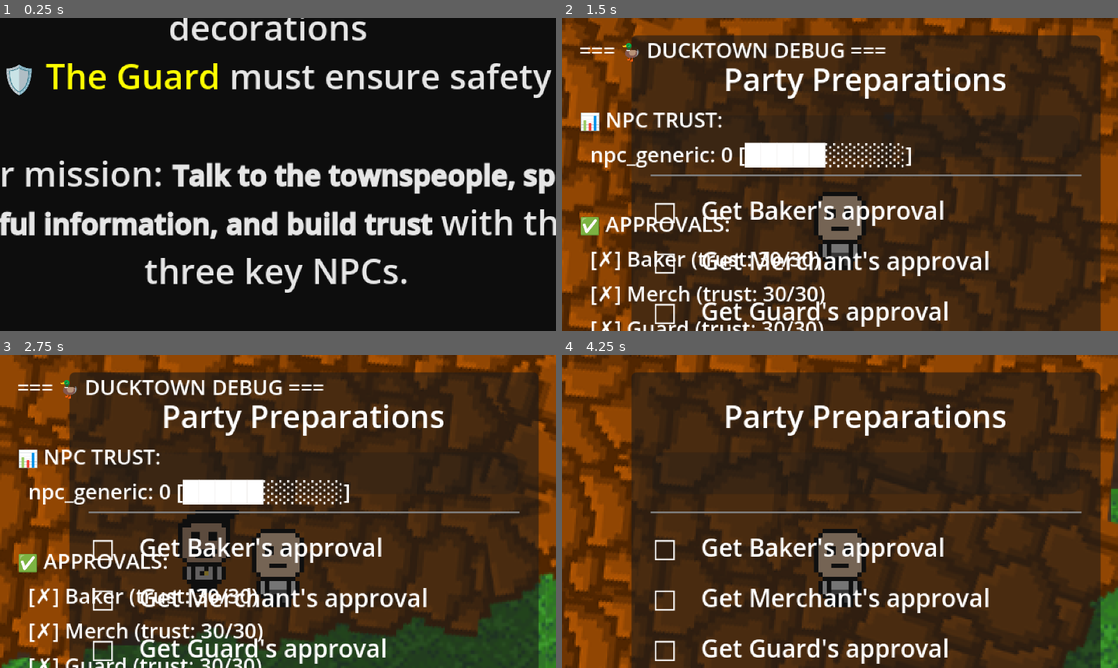
Above: before the commit, frames 1-4 (two rows, left to right).
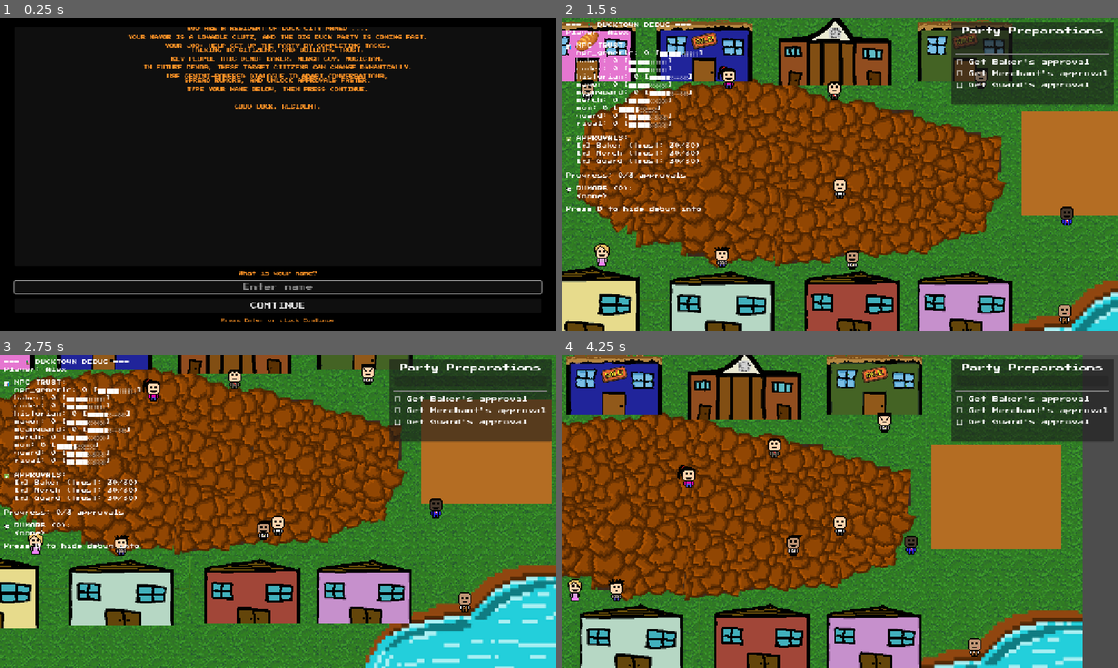
Above: after the commit, the same moments.

Repository: ShrikarSwami/DuckTown
Game: Godot game, scene res://scenes/StoryIntro.tscn
Two runs of this game, one before a commit and one after it. Both use one fixed random seed, a clock stepped at 60 frames per second and the inputs below. This scene is started directly instead of the project's main scene.
Inputs (mouse positions are in pixels of both pictures, inside the frame that each line leads up to):
- Up to frame 1 (0.25 s): no input
- Up to frame 2 (1.5 s): click (840, 305) at 0.5 s, where only the run after the commit has a clickable "CONTINUE"; tap Space at 1.25 s; hold D (move_right, bound only after the commit) from 1.28 s (still down); hold E (interact) from 1.28 s (still down)
- Up to frame 3 (2.75 s): tap Enter (ui_accept) at 1.52, 1.55, 1.82, 2.1, 2.27, 2.57 s; release D (move_right, bound only after the commit) at 2.03 s; release E (interact) at 2.03 s; hold S (move_down) from 2.03 s (still down); tap E (interact) at 2.3 s
- Up to frame 4 (4.25 s): release S (move_down) at 2.78 s; hold D (move_right) 2.78-3.53 s; hold E (interact) 2.78-3.53 s; tap Enter (ui_accept) at 3.05, 3.77, 4.07 s; hold W (move_up) from 3.53 s (still down); tap E (interact) at 3.6 s

The runs differ from the first frame. In frame 1, 17% of the frame differs, in the area x 0-100%, y 0-98%; in frame 2, 94%, in the area x 0-100%, y 0-100%; in frame 3, 92%; in frame 4, 93%.
Error after the commit: Invalid access to property or key 'scroll_vertical' on a base object of type 'RichTextLabel'. (res://scripts/story_intro.gd:17)

Commit message:
Fix critical menu and story intro bugs
- Fixed parser error in story_intro.gd (removed literal '4' character on line 17)
- Fixed Play button hover state by removing conflicting focus style override
- Updated display settings: 1280x720 viewport with proper canvas_items stretch mode
- Removed integer scaling that was causing UI misalignment

All blocking issues resolved: menu displays correctly, Play button hovers orange, game no longer crashes on Play button click

Diff:
--- a/game/project.godot
+++ b/game/project.godot
@@ -17,12 +17,14 @@
 
 [display]
 
-window/size/viewport_width=640
-window/size/viewport_height=360
+window/size/viewport_width=1280
+window/size/viewport_height=720
 window/stretch/mode="canvas_items"
-window/stretch/aspect="expand"
-window/stretch/scale=2.0
-window/stretch/scale_mode="integer"
+window/stretch/aspect="keep"
+
+[gui]
+
+theme/custom="res://theme/pixel_theme.tres"
 
 [input]
 
--- a/game/scenes/MainMenu.tscn
+++ b/game/scenes/MainMenu.tscn
@@ -17,9 +17,23 @@
 corner_radius_bottom_right = 4
 corner_radius_bottom_left = 4
 
+[sub_resource type="StyleBoxFlat" id="StyleBoxFlat_play_pressed"]
+bg_color = Color(1, 0.6, 0.1, 1)
+corner_radius_top_left = 4
+corner_radius_top_right = 4
+corner_radius_bottom_right = 4
+corner_radius_bottom_left = 4
+
+[sub_resource type="StyleBoxFlat" id="StyleBoxFlat_quit_normal"]
+bg_color = Color(0.18, 0.25, 0.33, 1)
+corner_radius_top_left = 4
+corner_radius_top_right = 4
+corner_radius_bottom_right = 4
+corner_radius_bottom_left = 4
+
 [node name="MainMenu" type="Control"]
 layout_mode = 3
-anchors_preset =53, 0.81, 0.98
+anchors_preset = 15
 anchor_right = 1.0
 anchor_bottom = 1.0
 grow_horizontal = 2
@@ -31,57 +45,82 @@
 anchors_preset = 15
 anchor_right = 1.0
 anchor_bottom = 1.0
-grow_horizontal = 20
+grow_horizontal = 2
+grow_vertical = 2
+color = Color(0.53, 0.81, 0.98, 1)
 
-[node name="LogoContainer" type="CenterContainer" parent="CenterContainer/VBoxContainer"]
-layout_mode = 2
-
-[node name="Logo" type="TextureRect" parent="CenterContainer/VBoxContainer/LogoContainer"]
-custom_minimum_size = Vector2(280, 100
+[node name="MenuMargins" type="MarginContainer" parent="."]
+layout_mode = 1
+anchors_preset = 15
 anchor_right = 1.0
 anchor_bottom = 1.0
 grow_horizontal = 2
 grow_vertical = 2
+theme_override_constants/margin_left = 24
+theme_override_constants/margin_top = 12
+theme_override_constants/margin_right = 24
+theme_override_constants/margin_bottom = 12
 
-[node name="VBoxContainer" type="VBoxContainer" parent="CenterContainer"]
-layout_mode = 2
-theme_override_constants/separation = 15
-
-[node name="LogoContainer" type="CenterContainer" parent="CenterContainer/VBoxContainer"]
+[node name="CenterContainer" type="CenterContainer" parent="MenuMargins"]
 layout_mode = 2
 
-[node name="Logo" type="TextureRe15)
+[node name="MenuCard" type="PanelContainer" parent="MenuMargins/CenterContainer"]
+custom_minimum_size = Vector2(0, 0)
 layout_mode = 2
 
-[node name="PlayButton" type="Button" parent="CenterContainer/VBoxContainer"]
-custom_minimum_size = Vector2(180, 40)
+[node name="CardMargin" type="MarginContainer" parent="MenuMargins/CenterContainer/MenuCard"]
+layout_mode = 2
+theme_override_constants/margin_left = 16
+theme_override_constants/margin_top = 12
+theme_override_constants/margin_right = 16
+theme_override_constants/margin_bottom = 12
+
+[node name="VBoxContainer" type="VBoxContainer" parent="MenuMargins/CenterContainer/MenuCard/CardMargin"]
+layout_mode = 2
+custom_minimum_size = Vector2(360, 0)
+theme_override_constants/separation = 8
+
+[node name="LogoContainer" type="CenterContainer" parent="MenuMargins/CenterContainer/MenuCard/CardMargin/VBoxContainer"]
+layout_mode = 2
+
+[node name="Logo" type="TextureRect" parent="MenuMargins/CenterContainer/MenuCard/CardMargin/VBoxContainer/LogoContainer"]
+custom_minimum_size = Vector2(320, 96)
+layout_mode = 2
+texture = ExtResource("2_logo")
+expand_mode = 1
+stretch_mode = 6
+
+[node name="Subtitle" type="Label" parent="MenuMargins/CenterContainer/MenuCard/CardMargin/VBoxContainer"]
+layout_mode = 2
+theme_override_colors/font_color = Color(0.06, 0.12, 0.2, 1)
+theme_override_font_sizes/font_size = 11
+text = "A Party Planning Adventure"
+horizontal_alignment = 1
+
+[node name="Spacer" type="Control" parent="MenuMargins/CenterContainer/MenuCard/CardMargin/VBoxContainer"]
+custom_minimum_size = Vector2(0, 8)
+layout_mode = 2
+
+[node name="PlayButton" type="Button" parent="MenuMargins/CenterContainer/MenuCard/CardMargin/VBoxContainer"]
+custom_minimum_size = Vector2(240, 36)
 layout_mode = 2
 theme_override_colors/font_color = Color(0.1, 0.1, 0.1, 1)
 theme_override_colors/font_hover_color = Color(0.05, 0.05, 0.05, 1)
-theme_override_font_sizes/font_size = 20
+theme_override_colors/font_pressed_color = Color(0.05, 0.05, 0.05, 1)
+theme_override_font_sizes/font_size = 14
 theme_override_styles/normal = SubResource("StyleBoxFlat_play_normal")
 theme_override_styles/hover = SubResource("StyleBoxFlat_play_hover")
-[node name="Subtitle" type="Label" parent="CenterContainer/VBoxContainer"]
-layout_mode = 2
-theme_override_font_sizes/font_size = 14
-text = "A Party Planning Adventure"
-horizontal_alignment = 1
-
-[node name="Spacer" type="Control" parent="CenterContainer/VBoxContainer"]
-custom_minimum_size = Vector2(0, 20)
-layout_mode = 2
-
-[node name="PlayButton" type="Button" parent="CenterContainer/VBoxContainer"]
-custom_minimum_size = Vector2(180, 40)
-layout_mode = 2
-theme_override_font_sizes/font_size = 20
+theme_override_styles/pressed = SubResource("StyleBoxFlat_play_pressed")
 text = "PLAY"
 
-[node name="QuitButton" type="Button" parent="CenterContainer/VBoxContainer"]
-custom_minimum_size = Vector2(180, 40)
+[node name="QuitButton" type="Button" parent="MenuMargins/CenterContainer/MenuCard/CardMargin/VBoxContainer"]
+custom_minimum_size = Vector2(240, 36)
 layout_mode = 2
-theme_override_font_sizes/font_size = 20
+theme_override_colors/font_color = Color(0.95, 0.95, 0.95, 1)
+theme_override_colors/font_hover_color = Color(1, 1, 1, 1)
+theme_override_font_sizes/font_size = 13
+theme_override_styles/normal = SubResource("StyleBoxFlat_quit_normal")
 text = "QUIT"
 
-[connection signal="pressed" from="CenterContainer/VBoxContainer/PlayButton" to="." method="_on_play_button_pressed"]
-[connection signal="pressed" from="CenterContainer/VBoxContainer/QuitButton" to="." method="_on_quit_button_pressed"]
+[connection signal="pressed" from="MenuMargins/CenterContainer/MenuCard/CardMargin/VBoxContainer/PlayButton" to="." method="_on_play_button_pressed"]
+[connection signal="pressed" from="MenuMargins/CenterContainer/MenuCard/CardMargin/VBoxContainer/QuitButton" to="." method="_on_quit_button_pressed"]
--- a/game/scenes/StoryIntro.tscn
+++ b/game/scenes/StoryIntro.tscn
@@ -18,85 +18,61 @@
 anchor_bottom = 1.0
 grow_horizontal = 2
 grow_vertical = 2
-color = Color(0.05, 0.05, 0.05, 1)
+color = Color(0, 0, 0, 1)
 
-[node name="MarginContainer" type="MarginContainer" parent="."]
+[node name="Margin" type="MarginContainer" parent="."]
 layout_mode = 1
 anchors_preset = 15
 anchor_right = 1.0
 anchor_bottom = 1.0
 grow_horizontal = 2
 grow_vertical = 2
-theme_override_constants/margin_left = 80
-theme_override_constants/margin_top = 80
-theme_override_constants/margin_right = 80
-theme_override_constants/margin_bottom = 80
+theme_override_constants/margin_left = 34
+theme_override_constants/margin_top = 20
+theme_override_constants/margin_right = 34
+theme_override_constants/margin_bottom = 20
 
-[node name="VBoxContainer" type="VBoxContainer" parent="MarginContainer"]
+[node name="VBox" type="VBoxContainer" parent="Margin"]
 layout_mode = 2
-theme_override_constants/separation = 30
+theme_override_constants/separation = 12
 
-[node name="Title" type="Label" parent="MarginContainer/VBoxContainer"]
+[node name="StoryWindow" type="PanelContainer" parent="Margin/VBox"]
+custom_minimum_size = Vector2(0, 190)
 layout_mode = 2
-theme_override_colors/font_color = Color(1, 0.9, 0.4, 1)
-theme_override_font_sizes/font_size = 36
-text = "Welcome to DuckTown"
+size_flags_vertical = 3
+
+[node name="StoryScroll" type="RichTextLabel" parent="Margin/VBox/StoryWindow"]
+layout_mode = 2
+theme_override_colors/default_color = Color(1, 0.58, 0.15, 1)
+theme_override_font_sizes/normal_font_size = 10
+bbcode_enabled = true
+scroll_active = true
+
+[node name="PromptLabel" type="Label" parent="Margin/VBox"]
+layout_mode = 2
+theme_override_colors/font_color = Color(1, 0.58, 0.15, 1)
+theme_override_font_sizes/font_size = 10
+text = "What is your name?"
 horizontal_alignment = 1
 
-[node name="Separator1" type="Control" parent="MarginContainer/VBoxContainer"]
-custom_minimum_size = Vector2(0, 20)
+[node name="NameInput" type="LineEdit" parent="Margin/VBox"]
+custom_minimum_size = Vector2(0, 28)
 layout_mode = 2
+placeholder_text = "Enter name"
+max_length = 24
+alignment = 1
 
-[node name="StoryText" type="RichTextLabel" parent="MarginContainer/VBoxContainer"]
+[node name="ContinueButton" type="Button" parent="Margin/VBox"]
+custom_minimum_size = Vector2(0, 34)
 layout_mode = 2
-size_flags_vertical = 3
-theme_override_colors/default_color = Color(0.9, 0.9, 0.9, 1)
-theme_override_font_sizes/normal_font_size = 20
-bbcode_enabled = true
-text = "[center]The Mayor has announced a grand town party to celebrate DuckTown's anniversary!
+text = "CONTINUE"
 
-But there's a problem... [b]three crucial approvals[/b] are needed to make it happen:
-
-[color=yellow]🥖 The Baker[/color] must provide food
-[color=yellow]🎨 The Merchant[/color] must handle decorations
-[color=yellow]🛡️ The Guard[/color] must ensure safety
-
-Your mission: [b]Talk to the townspeople, spread helpful information, and build trust[/b] with these three key NPCs.
-
-[i]Hint: What you say matters. Choose your words carefully, and pay attention to rumors spreading through town...[/i][/center]"
-fit_content = true
-scroll_active = false
-
-[node name="Separator2" type="Control" parent="MarginContainer/VBoxContainer"]
-custom_minimum_size = Vector2(0, 20)
+[node name="Hint" type="Label" parent="Margin/VBox"]
 layout_mode = 2
-
-[node name="GameplayHints" type="RichTextLabel" parent="MarginContainer/VBoxContainer"]
-custom_minimum_size = Vector2(0, 120)
-layout_mode = 2
-theme_override_colors/default_color = Color(0.7, 0.8, 0.9, 1)
-theme_override_font_sizes/normal_font_size = 18
-bbcode_enabled = true
-text = "[center][b]Controls:[/b]
-WASD or Arrow Keys = Move
-E = Interact with NPCs
-D = Toggle Debug Overlay (shows trust levels & rumors)[/center]"
-fit_content = true
-scroll_active = false
-
-[node name="Separator3" type="Control" parent="MarginContainer/VBoxContainer"]
-custom_minimum_size = Vector2(0, 20)
-layout_mode = 2
-
-[node name="ContinuePrompt" type="Label" parent="MarginContainer/VBoxContainer"]
-layout_mode = 2
-theme_override_colors/font_color = Color(1, 1, 1, 0.7)
-theme_override_font_sizes/font_size = 18
-text = "Press SPACE or ENTER to begin..."
+theme_override_colors/font_color = Color(1, 0.58, 0.15, 0.8)
+theme_override_font_sizes/font_size = 9
+text = "Press Enter or click Continue"
 horizontal_alignment = 1
 
-[node name="Timer" type="Timer" parent="."]
-wait_time = 0.5
-autostart = true
-
-[connection signal="timeout" from="Timer" to="." method="_on_timer_timeout"]
+[connection signal="pressed" from="Margin/VBox/ContinueButton" to="." method="_on_continue_button_pressed"]
+[connection signal="text_submitted" from="Margin/VBox/NameInput" to="." method="_on_name_input_text_submitted"]
--- a/game/scripts/debug_overlay.gd
+++ b/game/scripts/debug_overlay.gd
@@ -44,8 +44,12 @@
 func _update_debug_display():
 	"""Update the debug information display"""
 	var lines: Array[String] = []
+	var player_name := "Player"
+	if get_tree().root.has_meta("player_name"):
+		player_name = str(get_tree().root.get_meta("player_name"))
 
 	lines.append("=== 🦆 DUCKTOWN DEBUG ===")
+	lines.append("Player: %s" % player_name)
 	lines.append("")
 
 	# NPC Trust Scores
--- a/game/scripts/dialogue_ui.gd
+++ b/game/scripts/dialogue_ui.gd
@@ -106,6 +106,9 @@
 	"""Open dialogue with an NPC and query for conversation options"""
 	_current_npc = npc
 	_dialogue_open = true
+	var player_name := "Player"
+	if get_tree().root.has_meta("player_name"):
+		player_name = str(get_tree().root.get_meta("player_name"))
 
 	var npc_name: String = npc.name if npc != null else "Unknown"
 	print("[DialogueUI] Opening dialogue with %s" % npc_name)
@@ -123,7 +126,7 @@
 
 	# Clear previous content
 	_clear_options()
-	_npc_reply_label.text = "(Waiting for response...)"
+	_npc_reply_label.text = "%s, pick what you want to say..." % player_name
 
 	# Get interaction component and start dialogue
 	if npc.has_method("start_dialogue"):
--- a/game/scripts/main.gd
+++ b/game/scripts/main.gd
@@ -43,6 +43,7 @@
 	await get_tree().create_timer(0.1).timeout
 
 	var npcs = get_tree().get_nodes_in_group("npc")
+	var town_roam_points = _collect_town_roam_points()
 	print("Found %d NPCs in scene" % npcs.size())
 
 	# Define NPCs we need for the demo (matching scene node names)
@@ -56,6 +57,12 @@
 
 	for npc in npcs:
 		var npc_name = npc.name
+		if npc.has_method("set_roam_points"):
+			npc.set_roam_points(town_roam_points)
+		npc.wander_radius = 220.0
+		npc.change_dir_time = randf_range(0.9, 1.6)
+		npc.speed = randf_range(55.0, 75.0)
+
 		if npc_name in npc_configs:
 			var config = npc_configs[npc_name]
 			npc.npc_id = config["npc_id"]
@@ -81,6 +88,36 @@
 				npc.npc_id = npc.name.to_lower().replace("npc_", "")
 			print("✓ Generic NPC: %s" % npc.name)
 
+func _collect_town_roam_points() -> Array[Vector2]:
+	"""Collect marker positions so NPCs can drift across town square"""
+	var points: Array[Vector2] = []
+	var marker_nodes = get_tree().get_nodes_in_group("npc_spawn_marker")
+	if marker_nodes.is_empty():
+		var fallback_parent = get_node_or_null("NPCSpawns")
+		if fallback_parent:
+			marker_nodes = _find_marker_children(fallback_parent)
+
+	for marker in marker_nodes:
+		if marker is Marker2D:
+			points.append((marker as Marker2D).global_position)
+
+	if points.is_empty():
+		points = [
+			Vector2(250, 225), Vector2(520, 225), Vector2(820, 225), Vector2(1120, 225),
+			Vector2(240, 620), Vector2(560, 620), Vector2(860, 620), Vector2(1350, 720),
+			Vector2(1400, 400)
+		]
+
+	return points
+
+func _find_marker_children(root: Node) -> Array:
+	var nodes: Array = []
+	for child in root.get_children():
+		if child is Marker2D:
+			nodes.append(child)
+		nodes.append_array(_find_marker_children(child))
+	return nodes
+
 func _setup_debug_overlay() -> void:
 	"""Create debug overlay for showing game state"""
 	var debug_overlay = CanvasLayer.new()
--- a/game/scripts/main_menu.gd
+++ b/game/scripts/main_menu.gd
@@ -3,7 +3,7 @@
 
 func _ready():
 	# Focus the play button for keyboard/controller support
-	var play_button = $CenterContainer/VBoxContainer/PlayButton
+	var play_button = $MenuMargins/CenterContainer/MenuCard/CardMargin/VBoxContainer/PlayButton
 	if play_button:
 		play_button.grab_focus()
 
--- a/game/scripts/npc.gd
+++ b/game/scripts/npc.gd
@@ -7,6 +7,8 @@
 @export var speed: float = 80.0
 @export var wander_radius: float = 90.0
 @export var change_dir_time: float = 1.3
+@export var map_min: Vector2 = Vector2(30, 30)
+@export var map_max: Vector2 = Vector2(1570, 870)
 
 signal npc_in_range(npc: Node)
 signal npc_out_of_range(npc: Node)
@@ -17,6 +19,7 @@
 var _timer: float = 0.0
 var _dir: Vector2 = Vector2.ZERO
 var _interaction_component: Node = null
+var _roam_points: Array[Vector2] = []
 
 func _ready() -> void:
 	# Add to NPC group
@@ -50,10 +53,15 @@
 
 	velocity = _dir * speed
 	move_and_slide()
+	global_position = global_position.clamp(map_min, map_max)
 
 func _pick_new_dir() -> void:
+	if not _roam_points.is_empty() and randi_range(0, 100) < 45:
+		_home = _roam_points[randi() % _roam_points.size()]
 	_timer = change_dir_time
 	_dir = Vector2(randf_range(-1.0, 1.0), randf_range(-1.0, 1.0)).normalized()
+	if randf() < 0.55:
+		_dir = ( _home - global_position ).normalized()
 
 func _on_body_entered(body: Node) -> void:
 	if body.is_in_group("player"):
@@ -87,3 +95,9 @@
 	if _interaction_component and _interaction_component.has_method("update_relationship"):
 		var delta = randi_range(-5, 5)
 		_interaction_component.update_relationship(delta)
+
+func set_roam_points(points: Array[Vector2]) -> void:
+	"""Inject shared roam markers so NPCs spread around town"""
+	_roam_points = points.duplicate()
+	if not _roam_points.is_empty() and randf() < 0.6:
+		_home = _roam_points[randi() % _roam_points.size()]
--- a/game/scripts/npc_interaction.gd
+++ b/game/scripts/npc_interaction.gd
@@ -55,9 +55,26 @@
 	print("[NPC %s] Starting dialogue: '%s'" % [npc_name, player_message])
 
 	# Build request to backend
+	var quest_manager = get_tree().root.get_node_or_null("Main/QuestManager")
+	var player_name = "Player"
+	if get_tree().root.has_meta("player_name"):
+		player_name = str(get_tree().root.get_meta("player_name"))
+
+	var open_tasks: Array[String] = []
+	var completed_tasks: Array[String] = []
+	var focus_npcs: Array[String] = ["baker", "merch", "guard"]
+	if quest_manager:
+		if quest_manager.has_method("get_open_task_descriptions"):
+			open_tasks = quest_manager.get_open_task_descriptions()
+		if quest_manager.has_method("get_completed_task_descriptions"):
+			completed_tasks = quest_manager.get_completed_task_descriptions()
+		if quest_manager.has_method("get_focus_npc_ids"):
+			focus_npcs = quest_manager.get_focus_npc_ids()
+
 	var request_data = {
 		"npc_id": npc_id,
 		"npc_name": npc_name,
+		"player_name": player_name,
 		"npc_personality": {
 			"traits": personality_traits,
 			"speech_pattern": "natural",
@@ -66,7 +83,14 @@
 		"player_message": player_message,
 		"player_relationship": current_relationship,
 		"dialogue_history": dialogue_history.slice(-10),  # Last 10 messages only
-		"known_rumors": known_rumors
+		"known_rumors": known_rumors,
+		"active_tasks": open_tasks,
+		"town_context": {
+			"open_tasks": open_tasks,
+			"completed_tasks": completed_tasks,
+			"demo_focus": focus_npcs,
+			"party_goal": "Help the mayor secure approvals for the duck party"
+		}
 	}
 
 	_waiting_for_gemini = true
--- a/game/scripts/player_controller.gd
+++ b/game/scripts/player_controller.gd
@@ -70,9 +70,12 @@
 
 	var npc: Node = area.get_parent()
 	var npc_name: String = npc.name if npc != null else "NPC"
+	var player_name := "Player"
+	if get_tree().root.has_meta("player_name"):
+		player_name = str(get_tree().root.get_meta("player_name"))
 
 	if dialogue_ui != null and dialogue_ui.has_method("show_hint"):
-		var hint_text: String = "Press E to talk to %s" % npc_name
+		var hint_text: String = "%s: Press E to talk to %s" % [player_name, npc_name]
 		dialogue_ui.call("show_hint", hint_text)
 
 func _on_area_exited(area: Area2D) -> void:
@@ -93,8 +96,11 @@
 			var closest: Area2D = _get_closest_interact_area()
 			var npc: Node = closest.get_parent() if closest != null else null
 			var npc_name: String = npc.name if npc != null else "NPC"
+			var player_name := "Player"
+			if get_tree().root.has_meta("player_name"):
+				player_name = str(get_tree().root.get_meta("player_name"))
 			if dialogue_ui.has_method("show_hint"):
-				var hint_text: String = "Press E to talk to %s" % npc_name
+				var hint_text: String = "%s: Press E to talk to %s" % [player_name, npc_name]
 				dialogue_ui.call("show_hint", hint_text)
 
 func _setup_input_map_if_missing() -> void:
--- a/game/scripts/quest_manager.gd
+++ b/game/scripts/quest_manager.gd
@@ -119,3 +119,26 @@
 		if approval.is_approved:
 			count += 1
 	return count
+
+func get_open_task_descriptions() -> Array[String]:
+	"""Return readable task descriptions for incomplete approvals"""
+	var tasks: Array[String] = []
+	for approval in approvals.values():
+		if not approval.is_approved:
+			tasks.append("Earn %s approval for %s" % [approval.npc_name, approval.quest_type])
+	return tasks
+
+func get_completed_task_descriptions() -> Array[String]:
+	"""Return readable task descriptions for completed approvals"""
+	var tasks: Array[String] = []
+	for approval in approvals.values():
+		if approval.is_approved:
+			tasks.append("%s approval secured" % approval.npc_name)
+	return tasks
+
+func get_focus_npc_ids() -> Array[String]:
+	"""Return current focus NPC ids for this demo configuration"""
+	var ids: Array[String] = []
+	for approval in approvals.values():
+		ids.append(approval.npc_id)
+	return ids
--- a/game/scripts/story_intro.gd
+++ b/game/scripts/story_intro.gd
@@ -1,32 +1,56 @@
 extends Control
-# Story Intro - Shows game premise and controls before starting
+# Story intro with scrolling text and player name capture
 
-var _can_continue: bool = false
+@onready var story_scroll: RichTextLabel = $Margin/VBox/StoryWindow/StoryScroll
+@onready var name_input: LineEdit = $Margin/VBox/NameInput
+
+var _scroll_speed: float = 24.0
 
 func _ready():
-	print("[StoryIntro] Ready - showing story")
-	# Make the continue prompt blink
-	_start_blink_animation()
+	name_input.grab_focus()
+	_refresh_story_text("...")
+	print("[StoryIntro] Ready")
 
-func _on_timer_timeout():
-	# Allow player to continue after brief delay
-	_can_continue = true
+func _process(delta: float) -> void:
+	if story_scroll == null:
+		return
+	story_scroll.scroll_vertical += int(_scroll_speed * delta)
 
-func _input(event):
-	if not _can_continue:
-		return
+func _input(event: InputEvent) -> void:
+	if event.is_action_pressed("ui_accept"):
+		_on_continue_button_pressed()
 
-	if event.is_action_pressed("ui_accept") or event.is_action_pressed("interact"):
-		_start_game()
+func _on_name_input_text_submitted(_new_text: String) -> void:
+	_on_continue_button_pressed()
 
-func _start_game():
-	print("[StoryIntro] Starting main game")
+func _on_continue_button_pressed() -> void:
+	var entered_name := name_input.text.strip_edges()
+	if entered_name.is_empty():
+		entered_name = "Alex"
+
+	get_tree().root.set_meta("player_name", entered_name)
+	print("[StoryIntro] Player name set: %s" % entered_name)
 	get_tree().change_scene_to_file("res://scenes/Main.tscn")
 
-func _start_blink_animation():
-	var prompt = $MarginContainer/VBoxContainer/ContinuePrompt
-	if prompt:
-		var tween = create_tween()
-		tween.set_loops()
-		tween.tween_property(prompt, "modulate:a", 0.3, 0.8)
-		tween.tween_property(prompt, "modulate:a", 1.0, 0.8)
+func _refresh_story_text(player_name: String) -> void:
+	story_scroll.text = "\n".join([
+		"[center]YOU ARE A RESIDENT OF DUCK CITY NAMED %s.[/center]" % player_name,
+		"",
+		"[center]YOUR MAYOR IS A LOVABLE CLUTZ, AND THE BIG DUCK PARTY IS COMING FAST.[/center]",
+		"",
+		"[center]YOUR JOB: HELP SET UP THE PARTY BY COMPLETING TASKS,[/center]",
+		"[center]TALKING TO CITIZENS, AND BUILDING TRUST.[/center]",
+		"",
+		"[center]KEY PEOPLE THIS DEMO: BAKER, MERCH GUY, MUSICIAN.[/center]",
+		"",
+		"[center]IN FUTURE DEMOS, THESE TARGET CITIZENS CAN CHANGE DYNAMICALLY.[/center]",
+		"",
+		"[center]USE GEMINI-POWERED DIALOGUE TO ADAPT CONVERSATIONS,[/center]",
+		"[center]SPREAD RUMORS, AND UNLOCK APPROVALS FASTER.[/center]",
+		"",
+		"[center]TYPE YOUR NAME BELOW, THEN PRESS CONTINUE.[/center]",
+		"",
+		"[center]----------------------------------------------[/center]",
+		"",
+		"[center]GOOD LUCK, RESIDENT.[/center]"
+	])
--- /dev/null
+++ b/game/theme/default_theme.tres
@@ -0,0 +1,4 @@
+[gd_resource type="Theme" format=3]
+
+[resource]
+default_font_size = 16
--- /dev/null
+++ b/game/theme/pixel_theme.tres
@@ -0,0 +1,7 @@
+[gd_resource type="Theme" load_steps=2 format=3]
+
+[ext_resource type="FontFile" path="res://assets/fonts/pixel.ttf" id="1_pixel_font"]
+
+[resource]
+default_font = ExtResource("1_pixel_font")
+default_font_size = 16
Binary file added: game/assets/fonts/pixel.ttf
Not shown, added: game/assets/fonts/pixel.ttf.import
